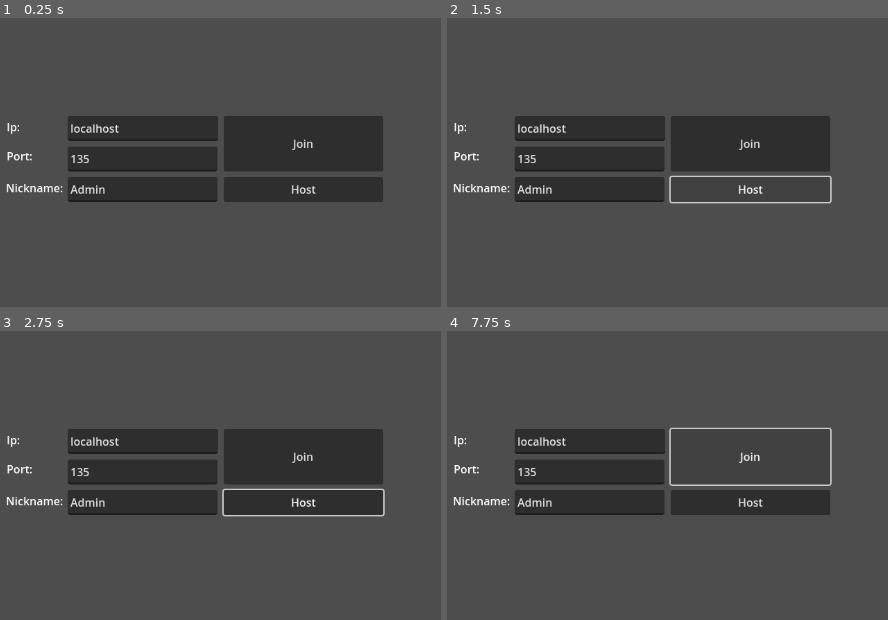
Above: before the commit, frames 1-4 (two rows, left to right).
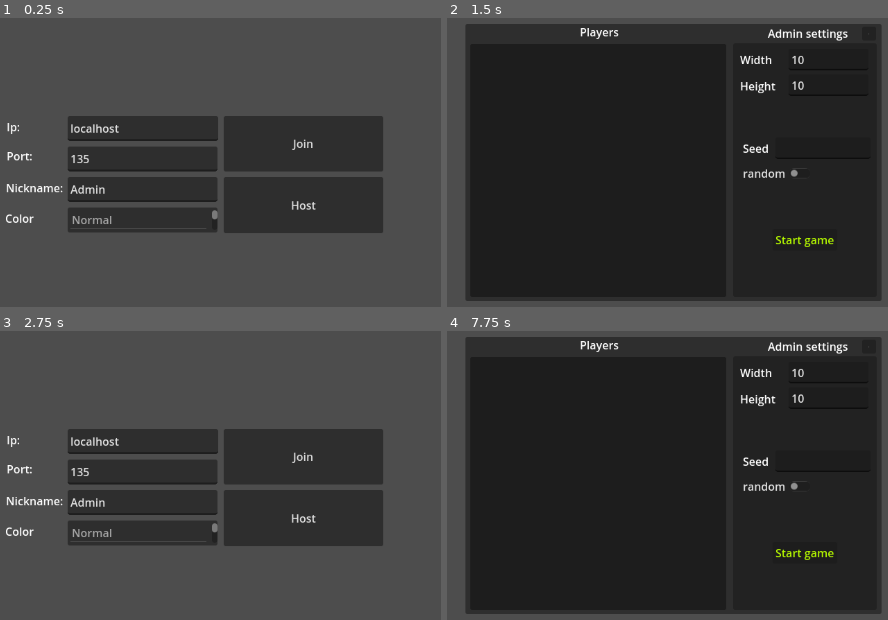
Above: after the commit, the same moments.

Repository: AndrasteCries/TankMaze
Game: Godot game, scene res://scenes/MainMenu.tscn
Two runs of this game, one before a commit and one after it. Both use one fixed random seed, a clock stepped at 60 frames per second and the inputs below.
Inputs (mouse positions are in pixels of both pictures, inside the frame that each line leads up to):
- Up to frame 1 (0.25 s): no input
- Up to frame 2 (1.5 s): click "Join" at 0.5 s; click (751, 188) at 1.25 s, where only the run before the commit has a clickable "Host"
- Up to frame 3 (2.75 s): click (423, 345) at 2 s, where only the run after the commit has a clickable "X"
- Up to frame 4 (7.75 s): move the mouse to (848, 452) at 2.77 s; hold A (A) 2.78-3.53 s; tap D (D) at 3.05, 3.6, 6.8 s; move the mouse to (513, 498) at 3.52 s; click (513, 498) at 3.8 s; move the mouse to (751, 377) at 4.27 s; hold S (S) 4.28-5.03 s; click (751, 377) at 4.35 s; move the mouse to (632, 565) at 5.02 s; tap S (S) at 5.1 s; tap W (W) at 5.3 s; move the mouse to (outside the picture) at 5.77 s; hold W (W) 5.78-6.53 s; tap A (A) at 6.05, 6.6 s; move the mouse to (outside the picture) at 6.52 s; move the mouse to (711, 475) at 7.27 s; hold D (D) from 7.28 s (still down); click (711, 475) at 7.55 s

The runs differ from the first frame. In frame 1, 6.7% of the frame differs, in the area x 1-87%, y 57-75%; in frame 2, 75%; in frame 3, 7.0%; in frame 4, 78%, in the area x 1-99%, y 2-98%.
Error before the commit: Attempt to call function 'hide' in base 'null instance' on a null instance. (res://scripts/Menu_UI.gd:8)

Commit message:
Main menu color select, tank color, small fixes

Diff:
--- a/scenes/Game.tscn
+++ b/scenes/Game.tscn
@@ -12,8 +12,3 @@
 script = ExtResource("2_3alco")
 size = Vector2i(7, 7)
 Cell_scene = ExtResource("3_gfyl4")
-
-[node name="Camera2D" type="Camera2D" parent="."]
-position = Vector2(576, 323)
-scale = Vector2(0.5, 0.5)
-zoom = Vector2(0.705, 0.705)
--- a/scenes/MainMenu.tscn
+++ b/scenes/MainMenu.tscn
@@ -60,7 +60,7 @@
 offset_left = 330.0
 offset_top = 99.0
 offset_right = 560.0
-offset_bottom = 135.0
+offset_bottom = 180.0
 grow_horizontal = 2
 grow_vertical = 2
 size_flags_horizontal = 4
@@ -148,6 +148,27 @@
 grow_horizontal = 2
 grow_vertical = 2
 text = "135"
+
+[node name="ColorLabel" type="Label" parent="UI/Menu"]
+layout_mode = 0
+offset_left = 257.0
+offset_top = 393.0
+offset_right = 344.0
+offset_bottom = 419.0
+text = "Color
+"
+
+[node name="Colors" type="ItemList" parent="UI/Menu/ColorLabel"]
+layout_mode = 0
+offset_left = 90.0
+offset_top = -4.0
+offset_right = 306.0
+offset_bottom = 32.0
+item_count = 4
+item_0/text = "Normal"
+item_1/text = "Red"
+item_2/text = "Purple"
+item_3/text = "Blue"
 
 [node name="Party" type="Panel" parent="UI"]
 visible = false
@@ -305,6 +326,8 @@
 [connection signal="server_disconnected" from="." to="UI" method="_on_main_menu_server_disconnected"]
 [connection signal="server_start" from="." to="UI" method="_on_main_menu_server_start"]
 [connection signal="pressed" from="UI/Menu/Join" to="." method="_on_join_pressed"]
+[connection signal="pressed" from="UI/Menu/Join" to="UI" method="_on_join_pressed"]
 [connection signal="pressed" from="UI/Menu/Host" to="." method="_on_host_pressed"]
+[connection signal="pressed" from="UI/Menu/Host" to="UI" method="_on_host_pressed"]
 [connection signal="pressed" from="UI/Party/AdminPanel/StartGame" to="UI" method="_on_start_game_pressed"]
 [connection signal="pressed" from="UI/Party/Exit" to="UI" method="_on_exit_pressed"]
--- a/scenes/Player.tscn
+++ b/scenes/Player.tscn
@@ -45,4 +45,7 @@
 position = Vector2(0, 1)
 shape = SubResource("RectangleShape2D_grpgv")
 
+[node name="Camera2D" type="Camera2D" parent="."]
+scale = Vector2(0.5, 0.5)
+
 [connection signal="area_entered" from="Area2D" to="." method="_on_area_2d_area_entered"]
--- a/scenes/wall.tscn
+++ b/scenes/wall.tscn
@@ -15,9 +15,17 @@
 collision_mask = 3
 script = ExtResource("1_728i1")
 
+[node name="Floor" type="ColorRect" parent="."]
+offset_left = -50.0
+offset_top = -50.0
+offset_right = 50.0
+offset_bottom = 50.0
+color = Color(0.40833, 0.408329, 0.408329, 1)
+
 [node name="BottomWallShape" type="CollisionShape2D" parent="."]
 position = Vector2(5, 45)
 shape = SubResource("RectangleShape2D_es1ew")
+debug_color = Color(0, 0.6, 0.701961, 0.419608)
 metadata/_edit_group_ = true
 
 [node name="BottomWall" type="ColorRect" parent="BottomWallShape"]
@@ -37,6 +45,7 @@
 [node name="LeftWallShape" type="CollisionShape2D" parent="."]
 position = Vector2(-45, -5)
 shape = SubResource("RectangleShape2D_f34f2")
+debug_color = Color(0, 0.6, 0.701961, 0.419608)
 metadata/_edit_group_ = true
 
 [node name="LeftWall" type="ColorRect" parent="LeftWallShape"]
@@ -70,6 +79,6 @@
 offset_bottom = 5.0
 grow_horizontal = 2
 grow_vertical = 2
-color = Color(0, 0.301961, 0.356863, 1)
+color = Color(0, 0.517647, 0.713726, 1)
 
 [node name="SpawnPoint" type="Marker2D" parent="."]
--- a/scripts/Game.gd
+++ b/scripts/Game.gd
@@ -39,7 +39,7 @@
 	self.respawn_player.rpc(peer_id)
 
 
-@rpc("any_peer")
+@rpc("any_peer", "call_local")
 func respawn_player(peer_id):
 	var player = get_node(str(peer_id))
 	var x = randi_range(1, _maze[0].size() - 2)
--- a/scripts/MainMenu.gd
+++ b/scripts/MainMenu.gd
@@ -5,11 +5,10 @@
 signal server_disconnected
 signal server_start
 
-@export var player_scene: PackedScene
-
 var NicknameEdit : TextEdit
 var Ip : TextEdit
 var Port : TextEdit
+var ColorList : ItemList
 
 
 func _ready():
@@ -21,32 +20,37 @@
 	NicknameEdit = get_node("UI/Menu/NickLabel/Nickname")
 	Ip = get_node("UI/Menu/IpLabel/IP")
 	Port = get_node("UI/Menu/PortLabel/Port")
+	ColorList = get_node("UI/Menu/ColorLabel/Colors")
 
 
 func _on_join_pressed():
 	var peer = ENetMultiplayerPeer.new()
 	var error = peer.create_client(Ip.text, Port.text.to_int())
 	if error:
+		print(error)
 		return error
 	Lobby.player_info["Nickname"] = NicknameEdit.text
+	var ChColor = ColorList.get_selected_items()
+	if ChColor.size() > 0:
+		Lobby.player_info["Color"] = ChColor[0]
 	multiplayer.multiplayer_peer = peer
-	get_node("UI/Menu").hide()
-	get_node("UI/Panel").show()
 
 
 func _on_host_pressed():
 	var peer = ENetMultiplayerPeer.new()
 	var error = peer.create_server(Port.text.to_int(), 4)
 	if error:
+		print(error)
 		return error
 	multiplayer.set_multiplayer_peer(peer)
 	Lobby.player_info["Nickname"] = NicknameEdit.text
+	var ChColor = ColorList.get_selected_items()
+	if ChColor.size() > 0:
+		Lobby.player_info["Color"] = ChColor[0]
+
 	Lobby.players[1] = Lobby.player_info
 	server_start.emit()
 	player_connected.emit(1, Lobby.player_info)
-
-	get_node("UI/Menu").hide()
-	get_node("UI/Panel").show()
 
 
 func remove_multiplayer_peer():
@@ -55,9 +59,7 @@
 
 @rpc("any_peer", "call_local")
 func load_game(game_scene_path):
-	print("load")
 	get_tree().change_scene_to_file(game_scene_path)
-
 
 
 @rpc("any_peer", "call_local", "reliable")
@@ -88,14 +90,14 @@
 
 func _on_player_disconnected(id):
 	Lobby.players.erase(id)
-	player_disconnected.emit(id)
-
-
-func _on_connected_fail():
-	multiplayer.multiplayer_peer = null
+	player_disconnected.emit()
 
 
 func _on_server_disconnected():
 	Lobby.players.clear()
 	multiplayer.multiplayer_peer = null
 	server_disconnected.emit()
+
+
+func _on_connected_fail():
+	multiplayer.multiplayer_peer = null
--- a/scripts/Menu_UI.gd
+++ b/scripts/Menu_UI.gd
@@ -1,12 +1,13 @@
 extends Control
+
 
 var PlayerList : ItemList
 
-# Called when the node enters the scene tree for the first time.
+
 func _ready():
 	get_node("Menu").show()
-	get_node("Panel").hide()
-	PlayerList = get_node("Panel/Players2/PlayersList")
+	get_node("Party").hide()
+	PlayerList = get_node("Party/Players2/PlayersList")
 
 
 func list_refresh():
@@ -25,21 +26,32 @@
 
 func _on_main_menu_server_disconnected():
 	get_node("Menu").show()
-	get_node("Panel").hide()
+	get_node("Party").hide()
 
 
 func _on_main_menu_server_start():
 	get_node("Menu").hide()
-	get_node("Panel").show()
+	get_node("Party").show()
 
 
 func _on_start_game_pressed():
-	owner.load_game.rpc("res://scenes/Game.tscn")
+	if multiplayer.is_server():
+		owner.load_game.rpc("res://scenes/Game.tscn")
 	pass
 
 
 func _on_exit_pressed():
 	Lobby.players.clear()
 	multiplayer.multiplayer_peer = null
-	get_node("Panel").hide()
+	get_node("Party").hide()
 	get_node("Menu").show()
+
+
+func _on_join_pressed():
+	get_node("Menu").hide()
+	get_node("Party").show()
+
+
+func _on_host_pressed():
+	get_node("Menu").hide()
+	get_node("Party").show()
--- a/scripts/Player.gd
+++ b/scripts/Player.gd
@@ -3,18 +3,19 @@
 @export var speed = 300
 @export var rotation_speed = 5
 @export var Bullet : PackedScene
-
-@onready var World = get_node("/root")
+@onready var World = get_node("/root/Game")
 
 var steer_angle
 var rotation_direction = 0
+var alive = true
+var respawn_timer = Timer.new()
 
-var respawn_timer = Timer.new()
 
 func _ready():
 	add_child(respawn_timer)
 	$MultiplayerSynchronizer.set_multiplayer_authority(str(name).to_int())
-
+	var color_id = Lobby.players.get(name.to_int())["Color"]
+	modulate = Lobby.colors[color_id]
 
 func get_input(_delta):
 	var turn = 0
@@ -36,23 +37,25 @@
 @rpc("any_peer","call_local")
 func shoot():
 	var b = Bullet.instantiate()
+	b.name = name + "bullet"
 	World.add_child(b)
 	b.start($Muzzle.global_position, rotation)
 
 
 func _physics_process(delta):
-	if $MultiplayerSynchronizer.get_multiplayer_authority() == multiplayer.get_unique_id():
+	if $MultiplayerSynchronizer.get_multiplayer_authority() == multiplayer.get_unique_id() and alive:
 		move_and_slide()
 		get_input(delta)
 
 
-
 func _on_area_2d_area_entered(area):
-	if area.name == "BulletArea":
+	if area.name == "BulletArea" and alive:
 		area.get_parent().queue_free()
-		self.hide()
+		hide()
+		alive = false
 		respawn_timer.wait_time = 1.5
 		respawn_timer.start()
 		await respawn_timer.timeout
-		EventBus.player_dead.emit(self.name)
+		alive = true
+		EventBus.player_dead.emit(name)
 	pass
--- a/scripts/generator_cell.gd
+++ b/scripts/generator_cell.gd
@@ -10,7 +10,8 @@
 
 var _rng = RandomNumberGenerator.new()
 var _maze = []
-# Called when the node enters the scene tree for the first time.
+
+
 func _ready():
 	_rng.seed = _seed
 
@@ -22,17 +23,16 @@
 		maze.append([])
 		for j in range(0, size.y + 1):
 			var cell = Cell_scene.instantiate()
-			#var cell = Cell_scene.new()
 			cell.init(i, j)
 			maze[i].append(cell)
-			#add_child(cell)
-			#cell.global_position = Vector2(i, j) * 100
 
 	#destroy extra
 	for i in range(0, size.x + 1):
 		maze[i][0].destroy_left_wall()
+		maze[i][0].destroy_floor()
 	for i in range(0, size.y + 1):
 		maze[maze.size() - 1][i].destroy_bottom_wall()
+		maze[maze.size() - 1][i].destroy_floor()
 
 	return maze
 
@@ -69,24 +69,20 @@
 func remove_wall(current, chosen):
 	if (current.pos.x == chosen.pos.x):
 		if (chosen.pos.y > current.pos.y):
-			current.bottom_wall = false
 			current.destroy_bottom_wall()
 		else:
-			chosen.bottom_wall = false
 			chosen.destroy_bottom_wall()
 	else:
 		if (current.pos.x > chosen.pos.x):
-			current.left_wall = false
 			current.destroy_left_wall()
 		else:
-			chosen.left_wall = false
 			chosen.destroy_left_wall()
 
 func remove_random_wall():
 	var q = 0
 	while q < random_walls_count:
 		var x = _rng.randi_range(1, _maze[0].size() - 2)
-		var y = _rng.randi_range(0, _maze.size() - 2)
+		var y = _rng.randi_range(1, _maze.size() - 2)
 		if _maze[x][y].left_wall:
 			_maze[x][y].destroy_left_wall()
 		elif _maze[x][y].bottom_wall:
@@ -94,8 +90,17 @@
 		else: q -= 1
 		q += 1
 
+
+func remove_extra_collumn():
+	for x in range(0, size.x + 1):
+		for y in range(0, size.y + 1):
+			if !_maze[x][y].left_wall and !_maze[x][y].bottom_wall:
+				if !_maze[x - 1][y].bottom_wall and !_maze[x][y + 1].left_wall:
+					_maze[x][y].destroy_collumn_wall()
+
 func finish_maze():
 	_maze = create_array_maze()
 	backtracking_path()
 	remove_random_wall()
+	remove_extra_collumn()
 	return _maze
--- a/scripts/lobby.gd
+++ b/scripts/lobby.gd
@@ -1,5 +1,13 @@
 extends Node2D
 
 var players = {}
-var player_info = {"Nickname": "Player"}
+var player_info = {"Nickname" : "Player",
+					"Color" : 0,
+					"Score" : 0}
+var colors = {
+	0 : Color(1, 1, 1, 1), #Normal
+	1 : Color(0.969, 0, 0, 1), #Red
+	2 : Color(0.584, 0, 1), #Purple
+	3 : Color(0.172, 0.404, 1), #Blue
+}
 var players_loaded = 0
--- a/scripts/wall.gd
+++ b/scripts/wall.gd
@@ -6,8 +6,15 @@
 var visited = false
 
 func _ready():
+	var floor_color = randi_range(0, 3)
+	match floor_color:
+		0:
+			get_node("Floor").set_color(Color(0.318, 0.318, 0.318))
+		1:
+			get_node("Floor").set_color(Color(0.447, 0.447, 0.447))
+		2:
+			get_node("Floor").set_color(Color(0.408, 0.408, 0.408))
 	pass
-
 
 func init(x, y):
 	pos.x = x
@@ -17,15 +24,20 @@
 
 func destroy_left_wall():
 	get_node("LeftWallShape").queue_free()
+	left_wall = false
 
 
 func destroy_bottom_wall():
 	get_node("BottomWallShape").queue_free()
+	bottom_wall = false
 
 
 func destroy_collumn_wall():
-	print("cogasreogihsrtahbmistor")
 	get_node("CollumnShape").queue_free()
+
+
+func destroy_floor():
+	get_node("Floor").queue_free()
 
 
 func get_spawnpoint_position():
